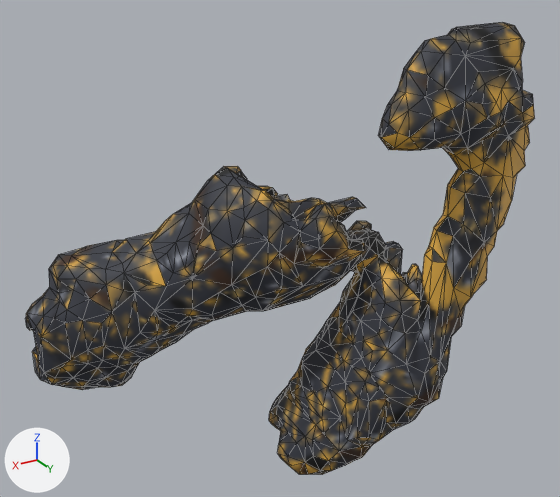
A saved change to the glTF model www/proto3d/models/beth/equipment/fitted/orin/orin_plate_legendary_glove_L.glb.
Camera for both pictures: a 50 mm camera at (1.033, 0.741, 1.661) aimed at (0.497, -0.152, 1.215). The lights are fixed; the arrows at lower left show +X, +Y and +Z. The first picture is the older version. Mesh edges are drawn as thin lines. Vertices at exactly the same position are counted once.

Objects in the first picture: 'orin_plate_legendary_glove_L'.
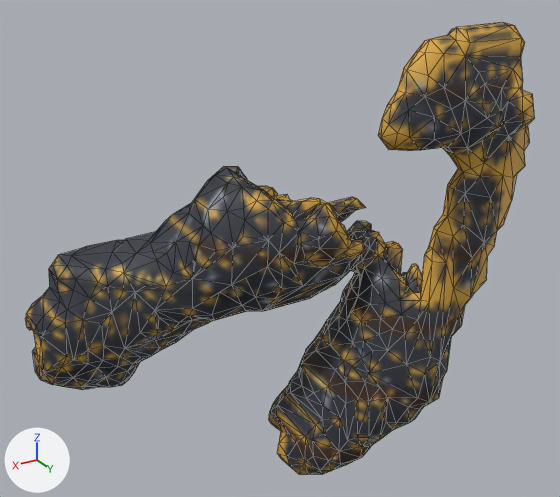
Where the change shows, as pixel boxes [x1, y1, x2, y2] in the pictures (560 x 497 px; the box of a moved part takes in the faces that stretch with it):
part 1 of me_orin_plate_legendary_glove_l_hi_001, moved or reshaped: [41, 175, 364, 471] in both
part 2 of me_orin_plate_legendary_glove_l_hi_001, moved or reshaped: [447, 168, 465, 215] in both
part 3 of me_orin_plate_legendary_glove_l_hi_001, moved or reshaped: [407, 39, 444, 75] in both
part 4 of me_orin_plate_legendary_glove_l_hi_001, surface changed: [25, 22, 534, 474] in both

The edits, one by one:
me_orin_plate_legendary_glove_l_hi_001 is used by ob_orin_plate_legendary_glove_l; location (0.0, 0.0, 0.0).
Verts and faces of me_orin_plate_legendary_glove_l_hi_001; kept vertices keep their numbers, new ones are numbered from 1752.
Before the commit, vertices of me_orin_plate_legendary_glove_l_hi_001: 1615 (0.314, 0.007, 1.35) at pixel (458, 168), 1616 (0.318, 0.021, 1.349) at pixel (463, 171), 1617 (0.324, 0.034, 1.324) at pixel (465, 193), 1676 (0.332, 0.008, 1.329) at pixel (447, 185), 1680 (0.338, 0.02, 1.29) at pixel (447, 216).
Before the commit, vertices of me_orin_plate_legendary_glove_l_hi_001: 1681 (0.335, 0.018, 1.33) at pixel (450, 187).
Before the commit, vertices of me_orin_plate_legendary_glove_l_hi_001: 1718 (0.384, 0.036, 1.51) at pixel (443, 53), 1720 (0.406, 0.038, 1.487) at pixel (428, 75), 1724 (0.389, 0.008, 1.522) at pixel (424, 40), 1725 (0.39, 0.017, 1.525) at pixel (430, 39), 1741 (0.404, 0.008, 1.508) at pixel (414, 53).
Before the commit, vertices of me_orin_plate_legendary_glove_l_hi_001: 1742 (0.404, 0.02, 1.512) at pixel (421, 51), 1748 (0.424, 0.019, 1.492) at pixel (406, 69).
me_orin_plate_legendary_glove_l_hi_001 had 1752 vertices, 3500 faces and spanned x 0.227..0.829, y -0.388..0.07, z 0.85..1.536.
me_orin_plate_legendary_glove_l_hi_001 now has 1772 vertices, 3540 faces and spans x 0.227..0.829, y -0.388..0.07, z 0.85..1.536.
Part 1, on me_orin_plate_legendary_glove_l_hi_001:
18 vertices are removed from x 0.318..0.791, y -0.361..-0.003, z 0.884..1.322.
118 faces are deleted.
36 vertices are added at x 0.315..0.796, y -0.361..-0.001, z 0.886..1.324.
154 new faces join them.
Part 2, on me_orin_plate_legendary_glove_l_hi_001:
Vertices deleted: 1681 (with the faces that use them).
New vertex 1788 is at (0.335, 0.015, 1.33), pixel (449, 186).
New vertex 1789 is at (0.333, 0.023, 1.328), pixel (454, 189).
New faces: (1616, 1788, 1789), (1616, 1789, 1617), (1615, 1676, 1788), (1615, 1788, 1616), (1676, 1680, 1788), (1617, 1789, 1680).
New faces: (1680, 1789, 1788).
Part 3, on me_orin_plate_legendary_glove_l_hi_001:
Vertices deleted: 1742 (with the faces that use them).
New vertex 1790 is at (0.402, 0.024, 1.511), pixel (425, 52).
New vertex 1791 is at (0.405, 0.015, 1.511), pixel (418, 51).
New faces: (1725, 1791, 1790), (1720, 1790, 1748), (1724, 1741, 1791), (1724, 1791, 1725), (1718, 1725, 1790), (1718, 1790, 1720).
New faces: (1741, 1748, 1791), (1748, 1790, 1791).
me_orin_plate_legendary_glove_l_hi_001 part 4: 2432 kept faces spanning x 0.227..0.829, y -0.388..0.07, z 0.85..1.536 get new texture (UV) coordinates.
